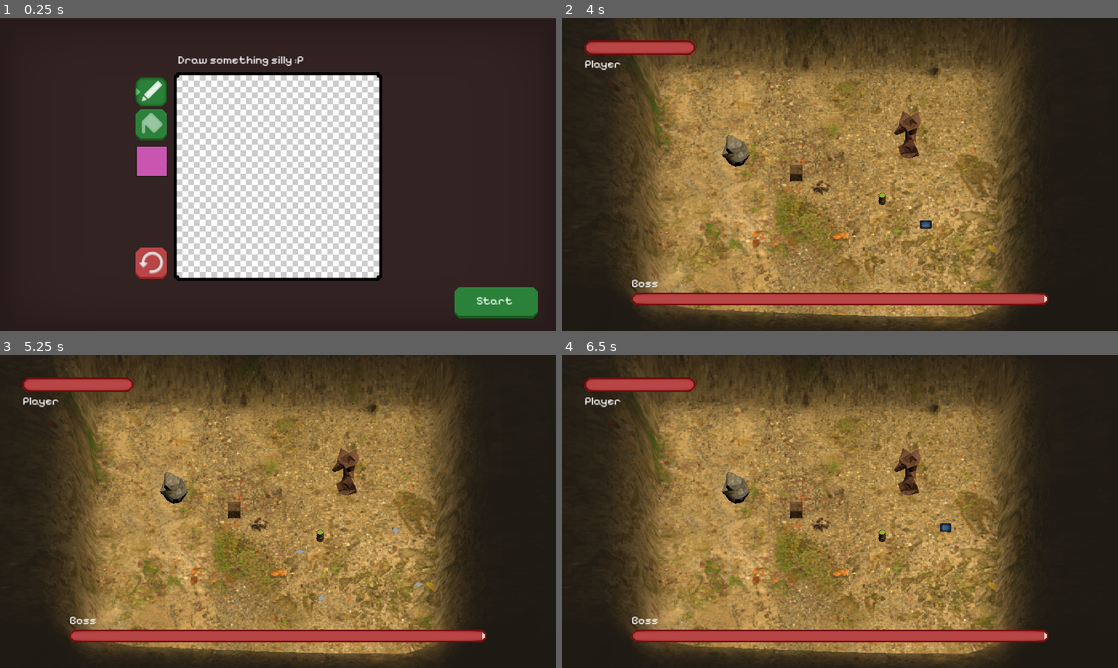
Above: before the commit, frames 1-4 (two rows, left to right).
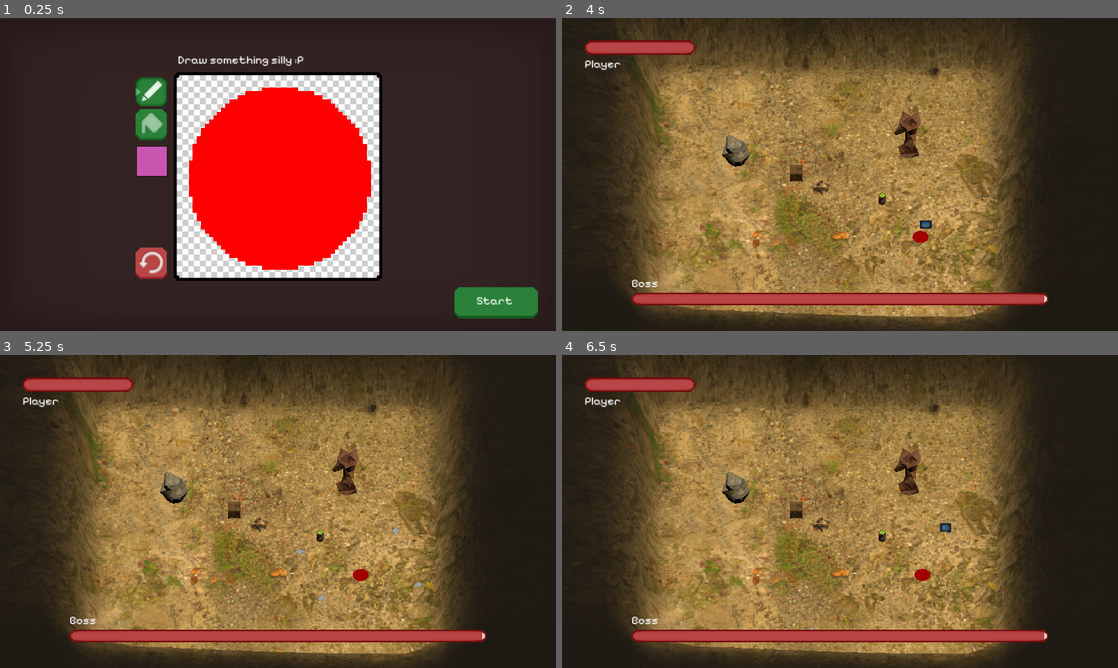
Above: after the commit, the same moments.

Repository: sticks-stuff/ggj
Game: Godot game, scene res://scenes/player_draw_pane.tscn
The game is run twice, just before and just after one commit, with the same random seed, the same clock (stepped at 60 frames per second) and the same inputs.
Inputs (mouse positions are in pixels of both pictures, inside the frame that each line leads up to):
- Up to frame 1 (0.25 s): no input
- Up to frame 2 (4 s): click (712, 262) at 0.52 s; click (712, 262) at 1.27 s; click "Start" at 2 s; hold D (right) 2.78-3.53 s; hold Space (fire) 2.78-3.53 s; hold S (down) from 3.53 s (still down); tap Space (fire) at 3.6 s
- Up to frame 3 (5.25 s): release S (down) at 4.28 s; hold D (right) 4.28-5.03 s; hold Space (fire) 4.28-5.03 s; tap Enter at 5 s; hold W (up) from 5.03 s (still down); tap Space (fire) at 5.1 s
- Up to frame 4 (6.5 s): release W (up) at 5.78 s; hold A (left) from 5.78 s (still down); hold Space (fire) from 5.78 s (still down)

The runs differ from the first frame. In frame 1, 15% of the frame differs, in the area x 34-67%, y 22-81%; in frame 2, less than 0.1%; in frame 3, less than 0.1%; in frame 4, less than 0.1%.

Commit message:
Added undo to drawing

Diff:
--- a/scenes/player_draw_pane.tscn
+++ b/scenes/player_draw_pane.tscn
@@ -176,7 +176,7 @@
 grow_horizontal = 1
 grow_vertical = 1
 
-[node name="TextureButton" type="TextureButton" parent="."]
+[node name="UndoButton" type="TextureButton" parent="."]
 layout_mode = 1
 anchors_preset = 8
 anchor_left = 0.5
--- a/scripts/canvas.gd
+++ b/scripts/canvas.gd
@@ -7,14 +7,34 @@
 var pixel_height = get_size().y / width
 var pixel_width = get_size().x / height
 
+var undo_stack = []
+var changed_since_undo_state = false # Stores true if changes have been made to the pixel canvas since the last undo state was recorded
+
+func record_undo_state():
+	if changed_since_undo_state:
+		print("recorded undo state")
+		undo_stack.append(pixels.duplicate(true))
+		changed_since_undo_state = false
+
+func undo():
+	if len(undo_stack) >= 2:
+		print("undoing")
+		undo_stack.pop_back() # current
+		pixels = undo_stack[-1].duplicate(true) # last
 
 # Called when the node enters the scene tree for the first time.
 func _ready():
+	var mid = canvas_size / 2
+	var radius = canvas_size.x * 0.45
 	for y in range(height):
 		var line = []
 		for x in range(height):
-			line.append(Color.TRANSPARENT)
+			var color = Color.TRANSPARENT
+			if Vector2(x, y).distance_to(mid) <= radius:
+				color = Color.RED
+			line.append(color)
 		pixels.append(line)
+	undo_stack.append(pixels.duplicate(true))
 
 # Called every frame. 'delta' is the elapsed time since the previous frame.
 func _process(delta):
@@ -36,15 +56,20 @@
 	var pos2 = mouse_to_pixel_pos(mouse_pos2)
 
 	# If mouse out of bounds, ignore.
-	if pos1.x < 0 or pos1.x >= width or pos1.y < 0 or pos1.y >= height \
-	or pos2.x < 0 or pos2.x >= width or pos2.y < 0 or pos2.y >= height:
+	if pos1 == null or pos2 == null:
 		return
 
 	for point in daa(pos1.x, pos1.y, pos2.x, pos2.y):
 		pixels[point.y][point.x] = color
+		changed_since_undo_state = true
 
-func mouse_to_pixel_pos(mouse_pos) -> Vector2:
-	return Vector2((mouse_pos.x - self.position.x) / pixel_width, (mouse_pos.y - self.position.y) / pixel_height).floor()
+
+# Converts the mouse position on screen to a position on the pixel canvas. Or returns null if its no on the screen.
+func mouse_to_pixel_pos(mouse_pos):
+	var pos = Vector2((mouse_pos.x - self.position.x) / pixel_width, (mouse_pos.y - self.position.y) / pixel_height).floor()
+	if pos.x < 0 or pos.x >= canvas_size.x or pos.y < 0 or pos.y >= canvas_size.y:
+		return null
+	return pos
 
 # Digital Differential Analyzer Line Drawing Algorithm
 func daa(x1, y1, x2, y2) -> Array[Vector2]:
@@ -64,7 +89,8 @@
 
 func draw_pixel_fill(mouse_pos, color) -> void:
 	var init_pos = mouse_to_pixel_pos(mouse_pos)
-	if init_pos.x < 0 or init_pos.x >= width or init_pos.y < 0 or init_pos.y >= height:
+	# If mouse out of bounds, ignore.
+	if init_pos == null:
 		return
 	var init_color = pixels[init_pos.y][init_pos.x] # color to be replaced
 	if init_color == color:
@@ -76,6 +102,7 @@
 		if pos.x < 0 or pos.x >= width or pos.y < 0 or pos.y >= height or pixels[pos.y][pos.x] != init_color:
 			continue
 		pixels[pos.y][pos.x] = color
+		changed_since_undo_state = true
 		queue.append(Vector2(pos.x + 1, pos.y))
 		queue.append(Vector2(pos.x - 1, pos.y))
 		queue.append(Vector2(pos.x, pos.y + 1))
--- a/scripts/player_draw_pane.gd
+++ b/scripts/player_draw_pane.gd
@@ -4,6 +4,7 @@
 @onready var colorPickerButton = $ColorPickerButton
 @onready var fillToggleButton: BaseButton = get_node("CheckButton")
 @onready var nextButton: BaseButton = get_node("NextButton")
+@onready var undoButton: BaseButton = get_node("UndoButton")
 
 enum DrawMode {DRAW, FILL}
 @export var drawMode = DrawMode.DRAW
@@ -15,6 +16,7 @@
 
 func _ready():
 	nextButton.pressed.connect(self._nextButtonPressed)
+	undoButton.pressed.connect(canvas.undo)
 
 func _input(event):
 	if is_instance_of(event, InputEventMouse):
@@ -28,6 +30,8 @@
 						canvas.draw_pixel_line(last_position, event.position, colorPickerButton.color)
 				DrawMode.FILL:
 					canvas.draw_pixel_fill(event.position, colorPickerButton.color)
+		if event.button_mask == 0 and last_button_mask == 1:
+			canvas.record_undo_state()
 		last_position = event.position;
 		last_button_mask = event.button_mask;
 
Not shown: 1 places in scenes/boss/boss.tscn that only renumber resources
